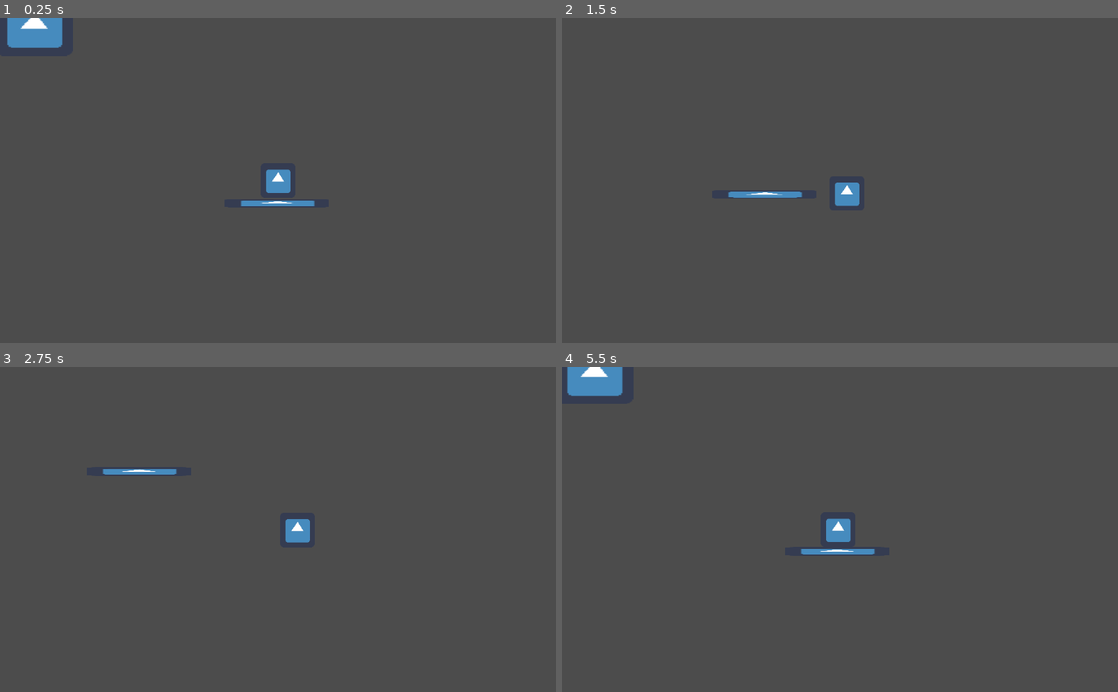
Above: before the commit, frames 1-4 (two rows, left to right).
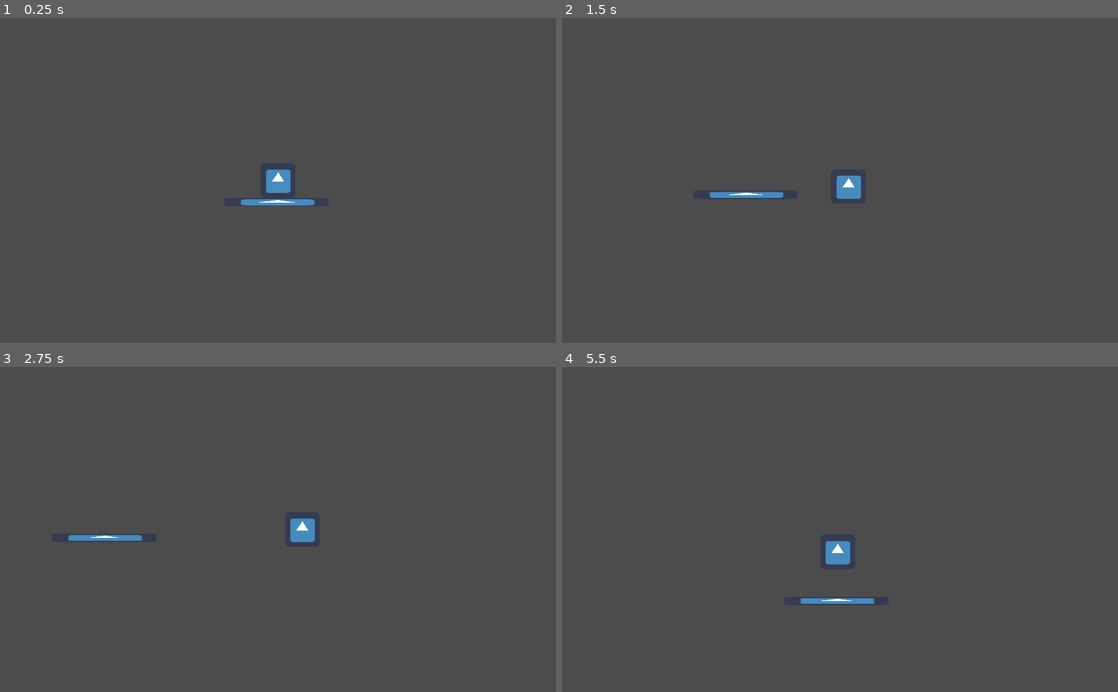
Above: after the commit, the same moments.

Repository: ygda-org/civics-game
Game: Godot game, scene res://Areas/MainWorld.tscn
The game is run twice, just before and just after one commit, with the same random seed, the same clock (stepped at 60 frames per second) and the same inputs. The engine's default icon, where the game draws it, is replaced by a stand-in: a white triangle on a blue panel in a dark square.
Inputs:
- Up to frame 1 (0.25 s): no input
- Up to frame 2 (1.5 s): tap Enter at 0.5 s; hold D (topDownRight) 0.53-1.28 s; hold S (topDownBackwards) from 1.28 s (still down)
- Up to frame 3 (2.75 s): release S (topDownBackwards) at 2.03 s; hold D (topDownRight) from 2.03 s (still down)
- Up to frame 4 (5.5 s): release D (topDownRight) at 2.78 s; hold W (topDownForward) 2.78-3.53 s; hold A (topDownLeft) 3.53-5.03 s; hold S (topDownBackwards) from 5.03 s (still down)

The runs differ from the first frame. In frame 1, 1.0% of the frame differs, in the area x 1-57%, y 0-58%; in frame 2, 0.5%; in frame 3, 0.7%; in frame 4, 1.8%, in the area x 0-57%, y 0-73%.

Commit message:
made park minigame and reorganized

Diff:
--- a/Areas/Building.tscn
+++ /dev/null
@@ -1,16 +0,0 @@
-[gd_scene load_steps=3 format=2]
-
-[ext_resource path="res://Player.tscn" type="PackedScene" id=1]
-[ext_resource path="res://icon.png" type="Texture" id=2]
-
-[node name="Building" type="Node2D"]
-
-[node name="Sprite" type="Sprite" parent="."]
-
-[node name="Icon" type="Sprite" parent="Sprite"]
-position = Vector2( 622, 218 )
-scale = Vector2( 8.20312, 1.65625 )
-texture = ExtResource( 2 )
-
-[node name="Player" parent="." instance=ExtResource( 1 )]
-position = Vector2( 131, 125 )
--- a/Areas/MainWorld.gd
+++ b/Areas/MainWorld.gd
@@ -5,4 +5,4 @@
 
 func _on_Area2D_body_entered(body):
 	if body.name == "Player":
-		get_tree().change_scene("res://Areas/Building.tscn")
+		get_tree().change_scene("res://Areas/Park/Park.tscn")
--- a/Areas/MainWorld.tscn
+++ b/Areas/MainWorld.tscn
@@ -34,6 +34,9 @@
 [sub_resource type="RectangleShape2D" id=6]
 extents = Vector2( 2842.5, 2132.5 )
 
+[sub_resource type="RectangleShape2D" id=8]
+extents = Vector2( 14, 745 )
+
 [node name="MainWorld" type="Node2D"]
 script = ExtResource( 4 )
 
@@ -45,27 +48,48 @@
 [node name="Home" type="StaticBody2D" parent="."]
 
 [node name="Sprite" type="Sprite" parent="Home"]
-position = Vector2( 518, 591 )
+position = Vector2( 463, 630 )
 scale = Vector2( 3, 0.25 )
 texture = ExtResource( 1 )
 
 [node name="CollisionShape2D" type="CollisionShape2D" parent="Home"]
-position = Vector2( 518.5, 591 )
+position = Vector2( 463.5, 632 )
 shape = SubResource( 1 )
 
 [node name="Player" parent="." instance=ExtResource( 2 )]
-position = Vector2( 520, 549 )
+position = Vector2( 465, 590 )
 
-[node name="Area2D" type="Area2D" parent="."]
+[node name="Park" type="Area2D" parent="."]
 scale = Vector2( 0.025, 0.025 )
 
-[node name="Icon" type="Sprite" parent="Area2D"]
-position = Vector2( 2840, 10620 )
+[node name="Icon" type="Sprite" parent="Park"]
+position = Vector2( 19400, -11820 )
 scale = Vector2( 90, 66.875 )
 texture = ExtResource( 1 )
 
-[node name="CollisionShape2D" type="CollisionShape2D" parent="Area2D"]
-position = Vector2( 2837.5, 10587.5 )
+[node name="CollisionShape2D" type="CollisionShape2D" parent="Park"]
+position = Vector2( 19397.5, -11852.5 )
+scale = Vector2( 1, 1 )
 shape = SubResource( 6 )
 
-[connection signal="body_entered" from="Area2D" to="." method="_on_Area2D_body_entered"]
+[node name="Walls" type="StaticBody2D" parent="."]
+
+[node name="CollisionShape2D" type="CollisionShape2D" parent="Walls"]
+position = Vector2( 1157, 195 )
+shape = SubResource( 8 )
+
+[node name="CollisionShape2D2" type="CollisionShape2D" parent="Walls"]
+position = Vector2( 485, -463 )
+rotation = 1.5708
+shape = SubResource( 8 )
+
+[node name="CollisionShape2D3" type="CollisionShape2D" parent="Walls"]
+position = Vector2( 457, 661 )
+rotation = 1.5708
+shape = SubResource( 8 )
+
+[node name="CollisionShape2D4" type="CollisionShape2D" parent="Walls"]
+position = Vector2( -231, 67 )
+shape = SubResource( 8 )
+
+[connection signal="body_entered" from="Park" to="." method="_on_Area2D_body_entered"]
--- /dev/null
+++ b/Areas/Park/Park.gd
@@ -0,0 +1,37 @@
+extends Node2D
+
+var trashStarted = false
+var score = 0
+
+
+func _ready():
+	trashStarted = false
+
+func _process(delta):
+	if trashStarted:
+		$TrashGame/UI/Time.text = "Time Left: " + str(int($TrashGame/Timer.time_left))
+
+func startTrash():
+	randomize()
+	$TrashGame/Timer.start()
+	var r = randi()%10
+	for i in range(r):
+		var waste = preload("res://Areas/Park/Trash.tscn")
+		add_child(waste.instance())
+	for i in range(10-r):
+		var recycle = preload("res://Areas/Park/Recycle.tscn")
+		add_child(recycle.instance())
+	trashStarted = true
+
+func changeScore(newScore):
+	score = newScore
+	$TrashGame/UI/Score.text = "Score: " + str(score)
+
+
+func _on_Return_body_entered(body):
+	get_tree().change_scene("res://Areas/MainWorld.tscn")
+
+
+func _on_StartTrash_body_entered(body):
+	if body.name == "Player":
+		startTrash()
--- /dev/null
+++ b/Areas/Park/Park.tscn
@@ -0,0 +1,97 @@
+[gd_scene load_steps=9 format=2]
+
+[ext_resource path="res://Areas/Park/Park.gd" type="Script" id=1]
+[ext_resource path="res://icon.png" type="Texture" id=2]
+[ext_resource path="res://Areas/Park/Park_Player.tscn" type="PackedScene" id=3]
+[ext_resource path="res://Areas/Park/cans/Trashcan.tscn" type="PackedScene" id=4]
+[ext_resource path="res://Areas/Park/cans/RecyclingCan.tscn" type="PackedScene" id=5]
+
+[sub_resource type="RectangleShape2D" id=1]
+extents = Vector2( 2842.5, 2132.5 )
+
+[sub_resource type="RectangleShape2D" id=2]
+extents = Vector2( 3.5, 745 )
+
+[sub_resource type="RectangleShape2D" id=3]
+extents = Vector2( 140.375, 31.75 )
+
+[node name="Park" type="Node2D"]
+script = ExtResource( 1 )
+
+[node name="Player" parent="." instance=ExtResource( 3 )]
+position = Vector2( 790, 438 )
+
+[node name="Return" type="Area2D" parent="."]
+position = Vector2( 246, 8 )
+scale = Vector2( 0.025, 0.025 )
+
+[node name="Icon" type="Sprite" parent="Return"]
+position = Vector2( 22000, 21340 )
+scale = Vector2( 90, 66.875 )
+texture = ExtResource( 2 )
+
+[node name="CollisionShape2D" type="CollisionShape2D" parent="Return"]
+position = Vector2( 21997.5, 21307.5 )
+shape = SubResource( 1 )
+
+[node name="Walls" type="StaticBody2D" parent="."]
+
+[node name="CollisionShape2D" type="CollisionShape2D" parent="Walls"]
+position = Vector2( 1195, -131 )
+shape = SubResource( 2 )
+
+[node name="CollisionShape2D2" type="CollisionShape2D" parent="Walls"]
+position = Vector2( 512, -729 )
+rotation = 1.5708
+shape = SubResource( 2 )
+
+[node name="CollisionShape2D3" type="CollisionShape2D" parent="Walls"]
+position = Vector2( 457, 607 )
+rotation = 1.5708
+shape = SubResource( 2 )
+
+[node name="CollisionShape2D4" type="CollisionShape2D" parent="Walls"]
+position = Vector2( -3.5, 0 )
+shape = SubResource( 2 )
+
+[node name="StartTrash" type="Area2D" parent="."]
+position = Vector2( 183, 569 )
+
+[node name="Sprite" type="Sprite" parent="StartTrash"]
+position = Vector2( 107.5, 0 )
+scale = Vector2( 4.35938, 1 )
+texture = ExtResource( 2 )
+
+[node name="CollisionShape2D" type="CollisionShape2D" parent="StartTrash"]
+position = Vector2( 108.625, 0 )
+shape = SubResource( 3 )
+
+[node name="TrashGame" type="Node" parent="."]
+
+[node name="UI" type="CanvasLayer" parent="TrashGame"]
+
+[node name="Time" type="RichTextLabel" parent="TrashGame/UI"]
+anchor_left = 0.5
+anchor_right = 0.5
+margin_left = 226.0
+margin_top = 8.0
+margin_right = 476.0
+margin_bottom = 108.0
+text = "Time Left: "
+
+[node name="Score" type="RichTextLabel" parent="TrashGame/UI"]
+margin_right = 211.0
+margin_bottom = 40.0
+text = "Score:"
+
+[node name="Timer" type="Timer" parent="TrashGame"]
+wait_time = 30.0
+
+[node name="RecyclingCan" parent="." instance=ExtResource( 5 )]
+position = Vector2( 1022, 276 )
+
+[node name="Trashcan" parent="." instance=ExtResource( 4 )]
+position = Vector2( 848, 289 )
+
+[connection signal="body_entered" from="Return" to="." method="_on_Return_body_entered"]
+[connection signal="body_entered" from="StartTrash" to="." method="_on_StartTrash_body_entered"]
--- /dev/null
+++ b/Areas/Park/Park_Player.gd
@@ -0,0 +1,45 @@
+extends KinematicBody2D
+
+var speed = 15000
+var velocity = Vector2.ZERO
+var score = 0
+var recycleHand = 0
+var wasteHand = 0
+
+func get_input():
+	if Input.is_action_pressed("topDownForward"):
+		velocity.y -= 1
+	elif Input.is_action_pressed("topDownBackwards"):
+		velocity.y += 1
+	elif Input.is_action_pressed("topDownRight"):
+		velocity.x += 1
+	elif Input.is_action_pressed("topDownLeft"):
+		velocity.x -= 1
+	velocity = velocity.normalized() * speed
+
+func _physics_process(delta):
+	velocity = Vector2.ZERO
+	get_input()
+	velocity = move_and_slide(velocity*delta)
+
+
+func _on_Area2D_area_entered(area):
+	print(area.name)
+	if "Trash" in area.name and area.is_in_group("trash") and recycleHand == 0:
+		wasteHand += 1
+		area.die()
+	elif "Recycle" in area.name and area.is_in_group('trash') and wasteHand == 0:
+		recycleHand += 1
+		area.die()
+
+
+
+func _on_PlayerArea_body_entered(body):
+	if body.name == "Trashcan":
+		score += wasteHand
+		get_parent().changeScore(score)
+		wasteHand = 0
+	elif body.name == "RecyclingCan":
+		score += recycleHand
+		get_parent().changeScore(score)
+		recycleHand = 0
--- /dev/null
+++ b/Areas/Park/Park_Player.tscn
@@ -0,0 +1,33 @@
+[gd_scene load_steps=5 format=2]
+
+[ext_resource path="res://Areas/Park/Park_Player.gd" type="Script" id=1]
+[ext_resource path="res://icon.png" type="Texture" id=2]
+
+[sub_resource type="RectangleShape2D" id=1]
+extents = Vector2( 32.375, 32.25 )
+
+[sub_resource type="RectangleShape2D" id=2]
+extents = Vector2( 39, 37 )
+
+[node name="Player" type="KinematicBody2D"]
+script = ExtResource( 1 )
+
+[node name="Sprite" type="Sprite" parent="."]
+texture = ExtResource( 2 )
+
+[node name="CollisionShape2D" type="CollisionShape2D" parent="."]
+position = Vector2( -0.375, 0 )
+shape = SubResource( 1 )
+
+[node name="Camera2D" type="Camera2D" parent="."]
+current = true
+smoothing_enabled = true
+
+[node name="PlayerArea" type="Area2D" parent="."]
+
+[node name="CollisionShape2D" type="CollisionShape2D" parent="PlayerArea"]
+position = Vector2( 0, -1 )
+shape = SubResource( 2 )
+
+[connection signal="area_entered" from="PlayerArea" to="." method="_on_Area2D_area_entered"]
+[connection signal="body_entered" from="PlayerArea" to="." method="_on_PlayerArea_body_entered"]
--- /dev/null
+++ b/Areas/Park/Recycle.tscn
@@ -0,0 +1,8 @@
+[gd_scene load_steps=2 format=2]
+
+[ext_resource path="res://Areas/Park/Trash.tscn" type="PackedScene" id=1]
+
+[node name="Recycle" instance=ExtResource( 1 )]
+
+[node name="Sprite" parent="." index="0"]
+rotation = 1.5708
--- /dev/null
+++ b/Areas/Park/Trash.gd
@@ -0,0 +1,17 @@
+extends Area2D
+
+
+func _ready():
+	randomize()
+	var spawnX = randf() * 1191
+	var spawnY = randf() * -725
+
+	set_position(Vector2(spawnX, spawnY))
+
+
+func _on_Trash_area_entered(area):
+	if area.name == "PlayerArea":
+		pass
+
+func die():
+	queue_free()
--- /dev/null
+++ b/Areas/Park/Trash.tscn
@@ -0,0 +1,18 @@
+[gd_scene load_steps=4 format=2]
+
+[ext_resource path="res://icon.png" type="Texture" id=1]
+[ext_resource path="res://Areas/Park/Trash.gd" type="Script" id=2]
+
+[sub_resource type="RectangleShape2D" id=1]
+extents = Vector2( 32, 32 )
+
+[node name="Trash" type="Area2D" groups=["trash"]]
+script = ExtResource( 2 )
+
+[node name="Sprite" type="Sprite" parent="."]
+texture = ExtResource( 1 )
+
+[node name="CollisionShape2D" type="CollisionShape2D" parent="."]
+shape = SubResource( 1 )
+
+[connection signal="area_entered" from="." to="." method="_on_Trash_area_entered"]
--- /dev/null
+++ b/Areas/Park/cans/RecyclingCan.tscn
@@ -0,0 +1,5 @@
+[gd_scene load_steps=2 format=2]
+
+[ext_resource path="res://Areas/Park/cans/Trashcan.tscn" type="PackedScene" id=1]
+
+[node name="RecyclingCan" instance=ExtResource( 1 )]
--- /dev/null
+++ b/Areas/Park/cans/Trashcan.tscn
@@ -0,0 +1,17 @@
+[gd_scene load_steps=3 format=2]
+
+[ext_resource path="res://icon.png" type="Texture" id=1]
+
+[sub_resource type="RectangleShape2D" id=1]
+extents = Vector2( 32.5, 71 )
+
+[node name="Trashcan" type="StaticBody2D"]
+
+[node name="Sprite" type="Sprite" parent="."]
+position = Vector2( 0, -40 )
+scale = Vector2( 1, 2.25 )
+texture = ExtResource( 1 )
+
+[node name="CollisionShape2D" type="CollisionShape2D" parent="."]
+position = Vector2( -0.5, -40 )
+shape = SubResource( 1 )
--- a/Player.gd
+++ b/Player.gd
@@ -1,6 +1,6 @@
 extends KinematicBody2D
 
-var speed = 200
+var speed = 15000
 var velocity = Vector2.ZERO
 
 func get_input():
@@ -17,4 +17,4 @@
 func _physics_process(delta):
 	velocity = Vector2.ZERO
 	get_input()
-	velocity = move_and_slide(velocity)
+	velocity = move_and_slide(velocity*delta)
Not shown: 1 places in Areas/MainWorld.tscn that only renumber resources
